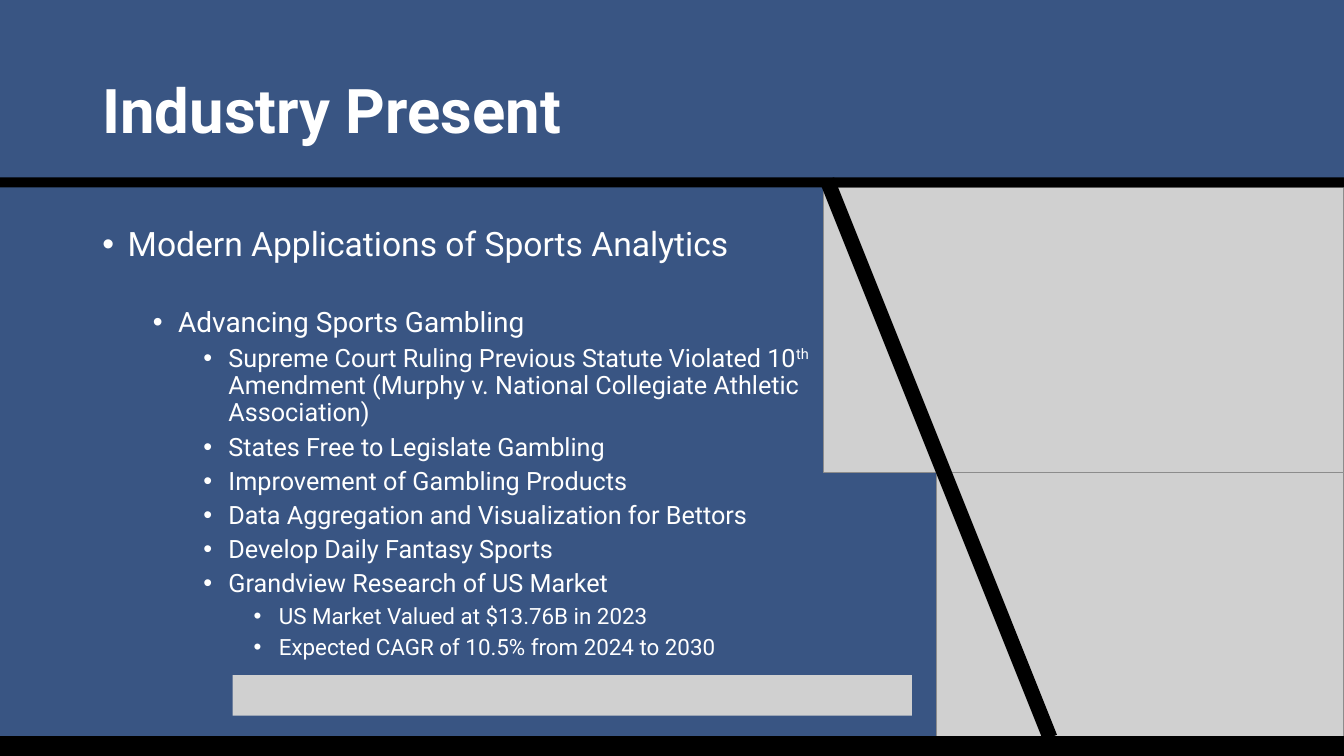
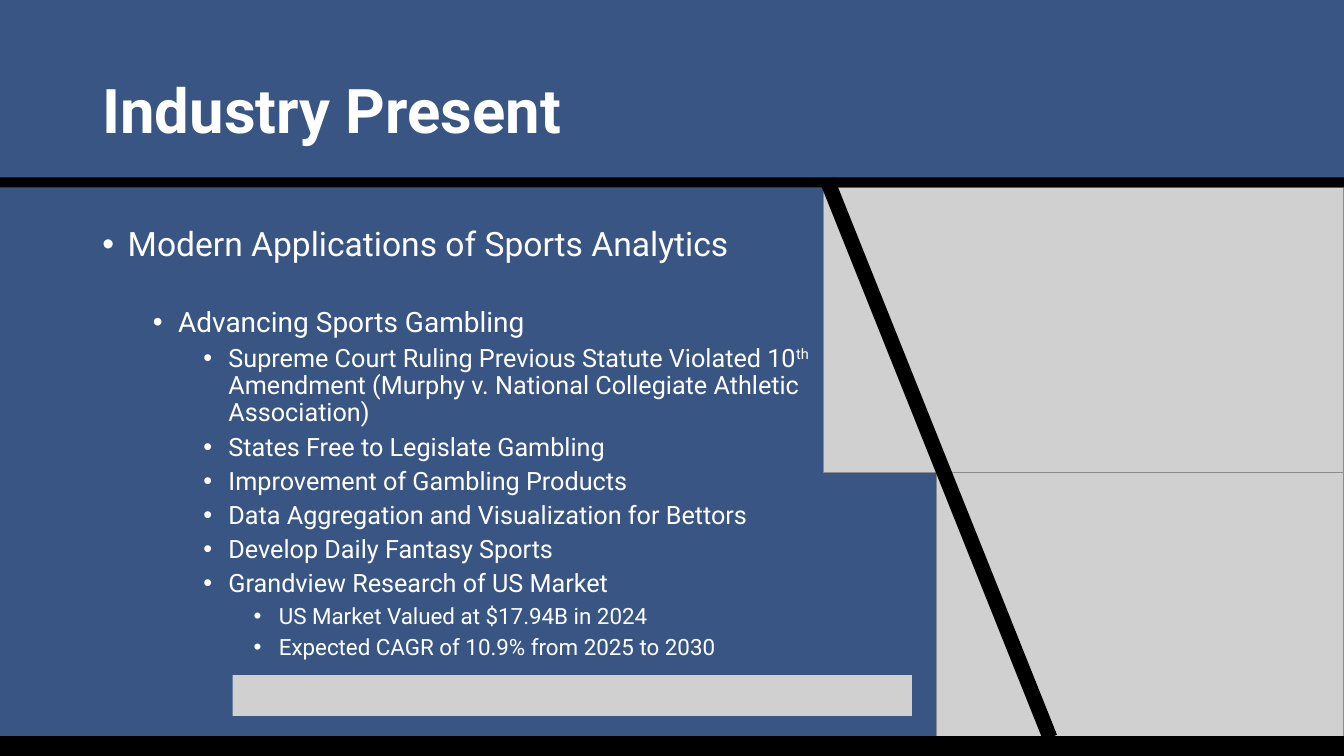
Before and after one commit to SuperMarioGiacomazzo/STOR538_WEBSITE, a slide deck: slide 16 of Slides/Sports Analytics 3/Sports_Analytics_3_Lecture.pptx. Drawn at 1344x756 pixels with LibreOffice and Linux fonts; fonts in the diff are those of the drawing; grey boxes stand for pictures. Boxes give left, top, right and bottom in pixels: in the first picture for what was removed or moved away, otherwise in the second. Text is boxed around its words. In the diff, an @@ line names an element or a change of style, - is before the commit and + after.

```diff
--- a/Slides/Sports Analytics 3/Sports_Analytics_3_Lecture.pptx
+++ b/Slides/Sports Analytics 3/Sports_Analytics_3_Lecture.pptx
@@ text at (279,605,715,660): text changed @@
-      • US Market Valued at $13.76B in 2023
-      • Expected CAGR of 10.5% from 2024 to 2030
+      • US Market Valued at $17.94B in 2024
+      • Expected CAGR of 10.9% from 2025 to 2030
```
Also in this commit, not shown: 8 other slides changed, 1 slide added, 3 other files.
